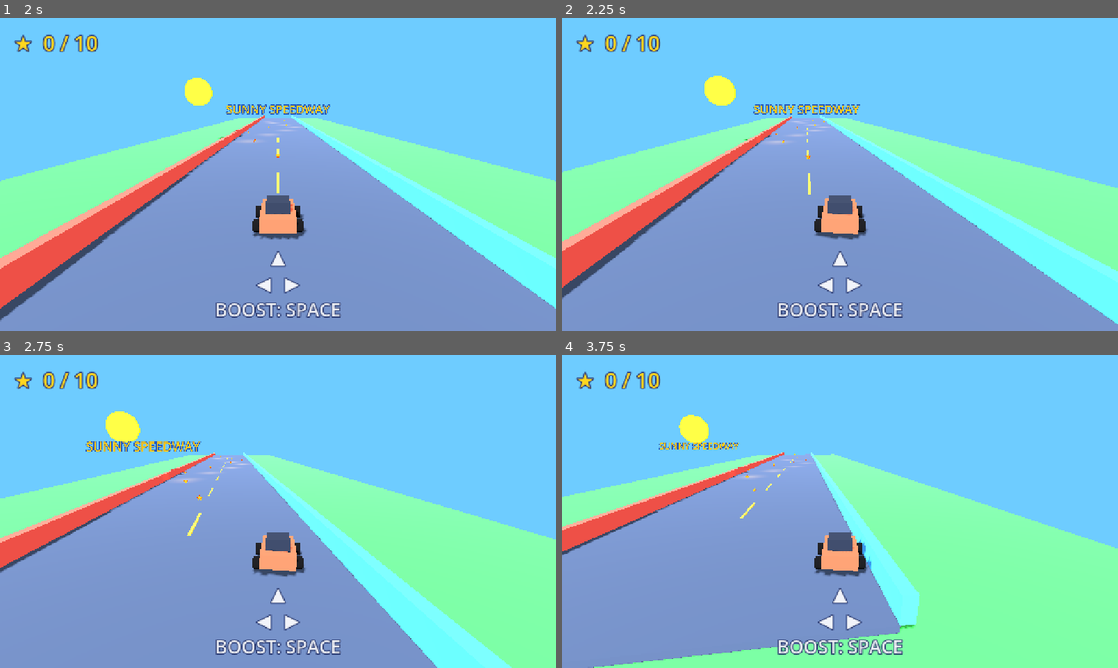
Above: before the commit, frames 1-4 (two rows, left to right).
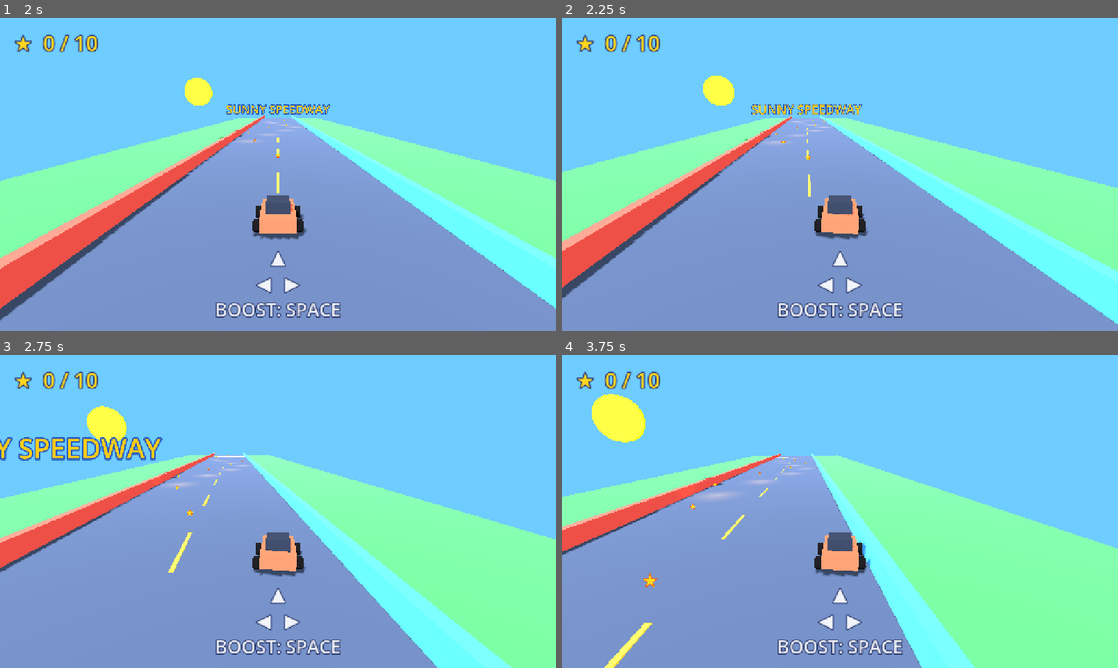
Above: after the commit, the same moments.

Repository: Bparker81597/Novakart-Academy
Game: Godot game, scene res://scenes/main/MainMenu.tscn
The game is run twice, just before and just after one commit, with the same random seed, the same clock (stepped at 60 frames per second) and the same inputs.
Inputs:
- Up to frame 1 (2 s): click "▶" at 0.5 s; click "● ▶" at 1.25 s
- Up to frame 2 (2.25 s): tap Enter at 2 s; hold D (steer_right) from 2.03 s (still down); hold Space (boost) from 2.03 s (still down)
- Up to frame 3 (2.75 s): keep holding D (steer_right); keep holding Space (boost)
- Up to frame 4 (3.75 s): release D (steer_right) at 2.78 s; release Space (boost) at 2.78 s; hold S (brake) 2.78-3.53 s; tap Space (boost) at 2.85 s; hold D (steer_right) from 3.53 s (still down); hold Space (boost) from 3.53 s (still down)

Frame 1 is identical in both runs. In frame 2, 0.7% of the frame differs, in the area x 0-99%, y 18-96%; in frame 3, 2.7%; in frame 4, 6.9%, in the area x 0-75%, y 12-100%.

Commit message:
Fix arrow steering and boost controls

Diff:
--- a/project.godot
+++ b/project.godot
@@ -33,19 +33,19 @@
 steer_left={
 "deadzone": 0.3,
 "events": [Object(InputEventKey,"resource_local_to_scene":false,"resource_name":"","device":0,"window_id":0,"alt_presse …(189 unchanged characters)…
-, Object(InputEventKey,"resource_local_to_scene":false,"reso …(136 unchanged characters)… se,"keycode":0,"physical_keycode":4194311,"key_label":0,"unicode":0,"location":0,"echo":false,"script":null)
+, Object(InputEventKey,"resource_local_to_scene":false,"reso …(136 unchanged characters)… se,"keycode":0,"physical_keycode":4194319,"key_label":0,"unicode":0,"location":0,"echo":false,"script":null)
 ]
 }
 steer_right={
 "deadzone": 0.3,
 "events": [Object(InputEventKey,"resource_local_to_scene":false,"resource_name":"","device":0,"window_id":0,"alt_presse …(189 unchanged characters)…
-, Object(InputEventKey,"resource_local_to_scene":false,"reso …(135 unchanged characters)… lse,"keycode":0,"physical_keycode":4194313,"key_label":0,"unicode":0,"location":0,"echo":false,"script":null)
+, Object(InputEventKey,"resource_local_to_scene":false,"reso …(135 unchanged characters)… lse,"keycode":0,"physical_keycode":4194321,"key_label":0,"unicode":0,"location":0,"echo":false,"script":null)
 ]
 }
 brake={
 "deadzone": 0.3,
 "events": [Object(InputEventKey,"resource_local_to_scene":false,"resource_name":"","device":0,"window_id":0,"alt_presse …(189 unchanged characters)…
-, Object(InputEventKey,"resource_local_to_scene":false,"reso …(135 unchanged characters)… lse,"keycode":0,"physical_keycode":4194314,"key_label":0,"unicode":0,"location":0,"echo":false,"script":null)
+, Object(InputEventKey,"resource_local_to_scene":false,"reso …(135 unchanged characters)… lse,"keycode":0,"physical_keycode":4194322,"key_label":0,"unicode":0,"location":0,"echo":false,"script":null)
 ]
 }
 drive_forward={
--- a/scripts/player/kart_controller.gd
+++ b/scripts/player/kart_controller.gd
@@ -31,16 +31,30 @@
 		move_and_slide()
 		return
 
-	var driving_forward := Input.is_action_pressed("drive_forward") or Input.is_action_pressed("ui_up")
-	var driving_reverse := Input.is_action_pressed("brake") or Input.is_action_pressed("ui_down")
+	var boosting := Input.is_action_pressed("boost") or Input.is_key_pressed(KEY_SPACE)
+	var driving_forward := (
+		Input.is_action_pressed("drive_forward")
+		or Input.is_action_pressed("ui_up")
+		or Input.is_key_pressed(KEY_UP)
+		or boosting
+	)
+	var driving_reverse := (
+		Input.is_action_pressed("brake")
+		or Input.is_action_pressed("ui_down")
+		or Input.is_key_pressed(KEY_DOWN)
+	)
 	var target_speed := 0.0
 	if driving_forward:
-		target_speed = boost_speed if Input.is_action_pressed("boost") else drive_speed
+		target_speed = boost_speed if boosting else drive_speed
 	elif driving_reverse:
 		target_speed = -reverse_speed
 	current_speed = move_toward(current_speed, target_speed, acceleration * delta)
 
 	var steering := Input.get_axis("steer_left", "steer_right")
+	if Input.is_action_pressed("ui_left") or Input.is_key_pressed(KEY_LEFT):
+		steering = -1.0
+	if Input.is_action_pressed("ui_right") or Input.is_key_pressed(KEY_RIGHT):
+		steering = 1.0
 	velocity = Vector3(steering * steering_speed, 0.0, -current_speed)
 	rotation.y = lerp(rotation.y, -steering * 0.18, delta * 7.0)
 	$Body.rotation.z = lerp($Body.rotation.z, -steering * 0.08, delta * 7.0)
--- /dev/null
+++ b/scripts/tests/input_map_check.gd
@@ -0,0 +1,25 @@
+extends SceneTree
+
+const REQUIRED_KEYS := {
+	"steer_left": KEY_LEFT,
+	"steer_right": KEY_RIGHT,
+	"drive_forward": KEY_UP,
+	"brake": KEY_DOWN,
+	"boost": KEY_SPACE,
+}
+
+func _initialize() -> void:
+	for action: String in REQUIRED_KEYS:
+		if not InputMap.has_action(action) or not _action_has_key(action, REQUIRED_KEYS[action]):
+			push_error("%s is not linked correctly" % action)
+			quit(1)
+			return
+	print("Input map check passed: arrow keys and Space are linked.")
+	quit()
+
+func _action_has_key(action: String, expected_key: Key) -> bool:
+	for event: InputEvent in InputMap.action_get_events(action):
+		if event is InputEventKey:
+			if event.keycode == expected_key or event.physical_keycode == expected_key:
+				return true
+	return false
Not shown, added: scripts/tests/input_map_check.gd.uid
